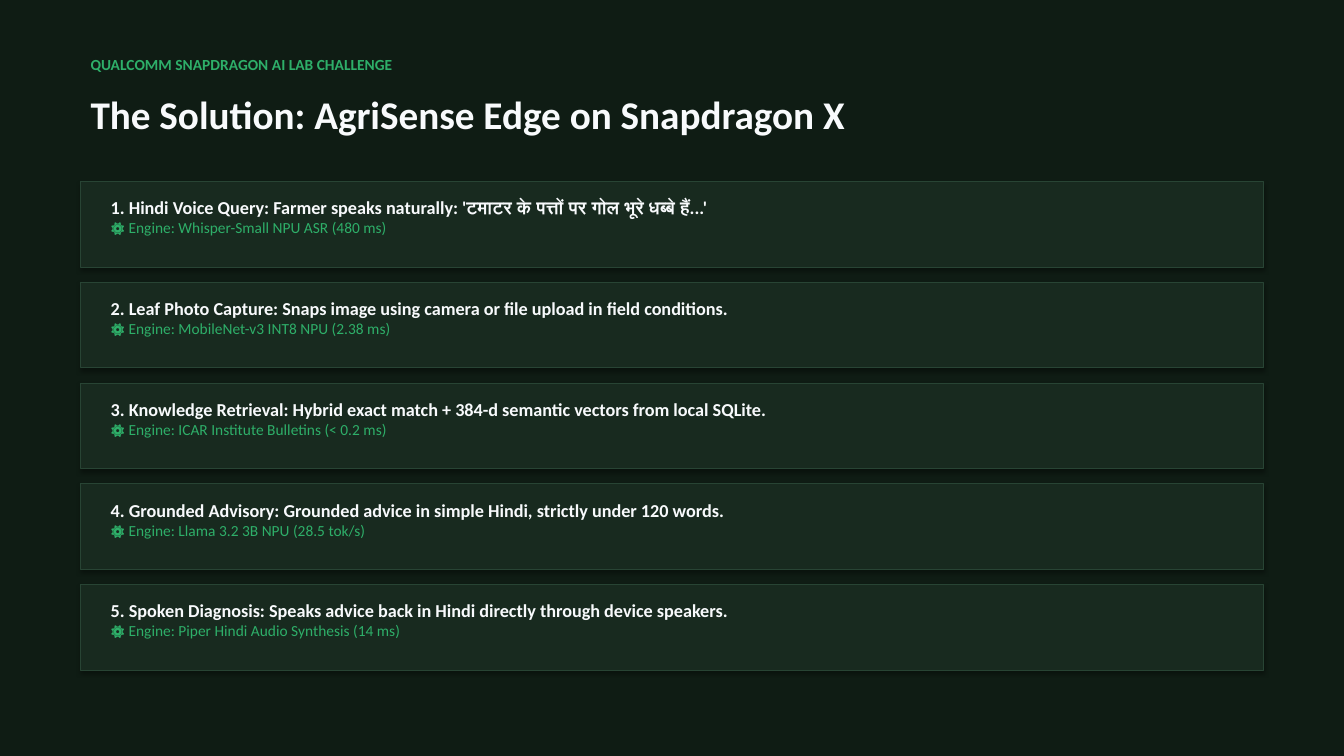
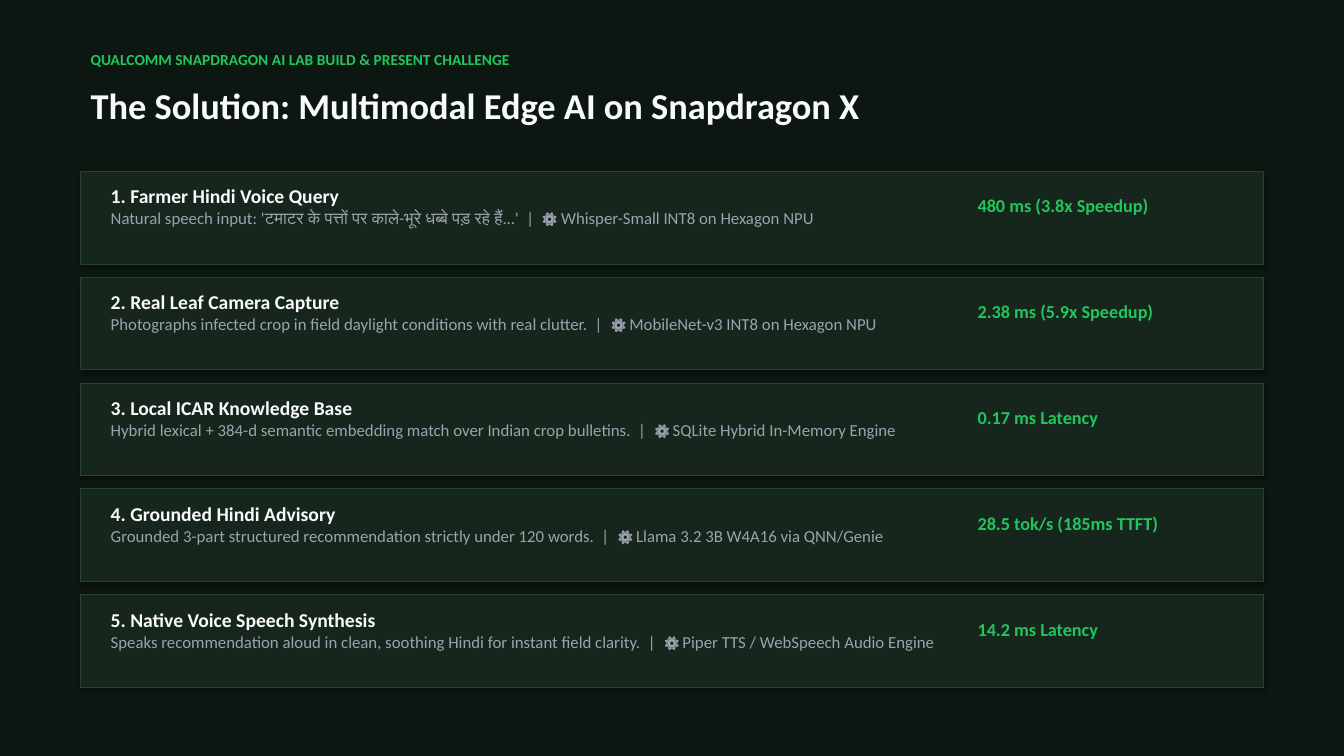
Before and after one commit to Anurag-M1/AgriSense-Edge-Offline-Hindi-Voice-and-Vision-Crop-Advisor-on-Snapdragon-X, a slide deck: slide 3 of docs/AgriSense_Edge_Presentation.pptx. Drawn at 1344x756 pixels with LibreOffice and Linux fonts; fonts in the diff are those of the drawing. Boxes give left, top, right and bottom in pixels: in the first picture for what was removed or moved away, otherwise in the second. Text is boxed around its words. In the diff, an @@ line names an element or a change of style, - is before the commit and + after.

```diff
--- a/docs/AgriSense_Edge_Presentation.pptx
+++ b/docs/AgriSense_Edge_Presentation.pptx
@@ rectangle at box(0, 0, 1344, 756): fill #0F1C14 to #0D1711 @@
@@ text at box(91, 55, 509, 67): text changed; text colour #2EAF69 to #22C55E @@
-QUALCOMM SNAPDRAGON AI LAB CHALLENGE
+QUALCOMM SNAPDRAGON AI LAB BUILD & PRESENT CHALLENGE
@@ text at box(91, 93, 859, 125): text changed; size 28 to 26 pt @@
-The Solution: AgriSense Edge on Snapdragon X
+The Solution: Multimodal Edge AI on Snapdragon X
@@ rectangle: place and size @@
-rectangle at box(81, 181, 1263, 267)
+rectangle at box(81, 171, 1263, 264)
@@ text at box(111, 189, 813, 229): text changed; size 13 to 12 pt; text colour #F8FAFC to #9CA3AF; bold off @@
-1. Hindi Voice Query: Farmer speaks naturally: 'टमाटर के पत्तों पर गोल भूरे धब्बे हैं...'
-⚙️ Engine: Whisper-Small NPU ASR (480 ms)
+1. Farmer Hindi Voice Query
+Natural speech input: 'टमाटर के पत्तों पर काले-भूरे धब्बे पड़ रहे हैं...' | ⚙️ Whisper-Small INT8 on Hexagon NPU
@@ text added at box(978, 198, 1149, 215), 13 pt, text #22C55E, bold @@
+480 ms (3.8x Speedup)
@@ rectangle: place and size @@
-rectangle at box(81, 282, 1263, 368)
+rectangle at box(81, 277, 1263, 370)
@@ text at box(111, 295, 876, 333): text changed; size 13 to 12 pt; text colour #F8FAFC to #9CA3AF; bold off @@
-2. Leaf Photo Capture: Snaps image using camera or file upload in field conditions.
-⚙️ Engine: MobileNet-v3 INT8 NPU (2.38 ms)
+2. Real Leaf Camera Capture
+Photographs infected crop in field daylight conditions with real clutter. | ⚙️ MobileNet-v3 INT8 on Hexagon NPU
@@ text added at box(978, 305, 1154, 321), 13 pt, text #22C55E, bold @@
+2.38 ms (5.9x Speedup)
@@ rectangle: place and size @@
-rectangle at box(81, 484, 1263, 570)
+rectangle at box(81, 383, 1263, 476)
@@ text at box(111, 401, 896, 439): text changed; size 13 to 12 pt; text colour #F8FAFC to #9CA3AF; bold off @@
-3. Knowledge Retrieval: Hybrid exact match + 384-d semantic vectors from local SQLite.
-⚙️ Engine: ICAR Institute Bulletins (< 0.2 ms)
+3. Local ICAR Knowledge Base
+Hybrid lexical + 384-d semantic embedding match over Indian crop bulletins. | ⚙️ SQLite Hybrid In-Memory Engine
@@ text added at box(978, 412, 1098, 427), 13 pt, text #22C55E, bold @@
+0.17 ms Latency
@@ fill #182A1F to #16261C; outline #284434 0.75 pt to #274231 0.75 pt in 5 elements at box(81, 171, 1263, 264), box(81, 383, 1263, 476), box(81, 277, 1263, 370), box(81, 595, 1263, 688), box(81, 489, 1263, 582) @@
@@ rectangle: place and size @@
-rectangle at box(81, 383, 1263, 469)
+rectangle at box(81, 489, 1263, 582)
@@ text at box(111, 507, 883, 545): text changed; size 13 to 12 pt; text colour #F8FAFC to #9CA3AF; bold off @@
-4. Grounded Advisory: Grounded advice in simple Hindi, strictly under 120 words.
-⚙️ Engine: Llama 3.2 3B NPU (28.5 tok/s)
+4. Grounded Hindi Advisory
+Grounded 3-part structured recommendation strictly under 120 words. | ⚙️ Llama 3.2 3B W4A16 via QNN/Genie
@@ text added at box(978, 517, 1158, 533), 13 pt, text #22C55E, bold @@
+28.5 tok/s (185ms TTFT)
@@ rectangle: place and size @@
-rectangle at box(81, 585, 1263, 670)
+rectangle at box(81, 595, 1263, 688)
@@ text removed at box(111, 604, 728, 639) @@
-5. Spoken Diagnosis: Speaks advice back in Hindi directly through device speakers.
-⚙️ Engine: Piper Hindi Audio Synthesis (14 ms)
@@ text added at box(111, 613, 934, 651), 12 pt, text #9CA3AF @@
+5. Native Voice Speech Synthesis
+Speaks recommendation aloud in clean, soothing Hindi for instant field clarity. | ⚙️ Piper TTS / WebSpeech Audio Engine
@@ text added at box(978, 624, 1098, 639), 13 pt, text #22C55E, bold @@
+14.2 ms Latency
```
Also in this commit, not shown: 5 other slides changed, 4 slides added, 2 slides removed, 5 other files.
